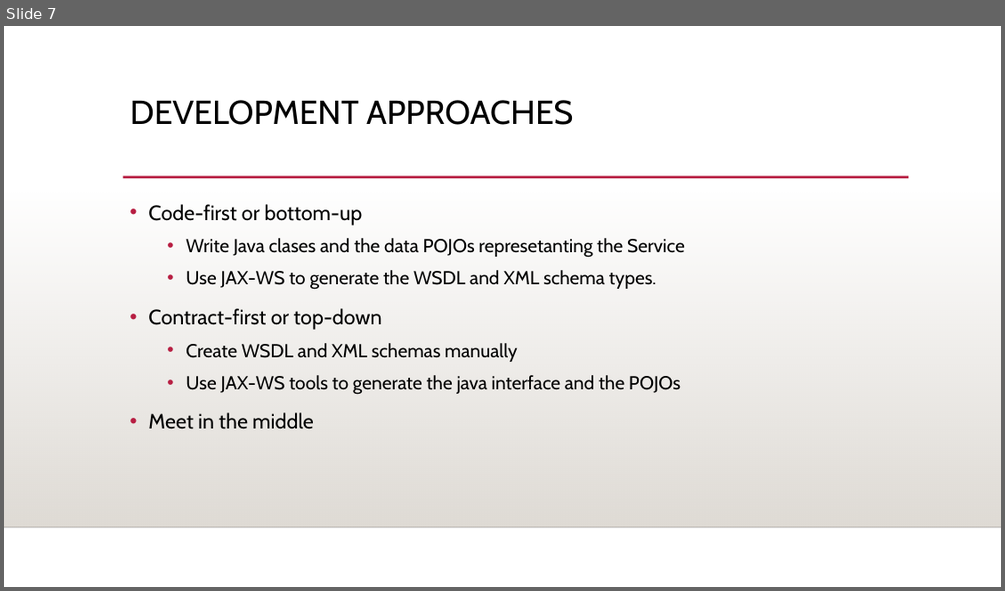
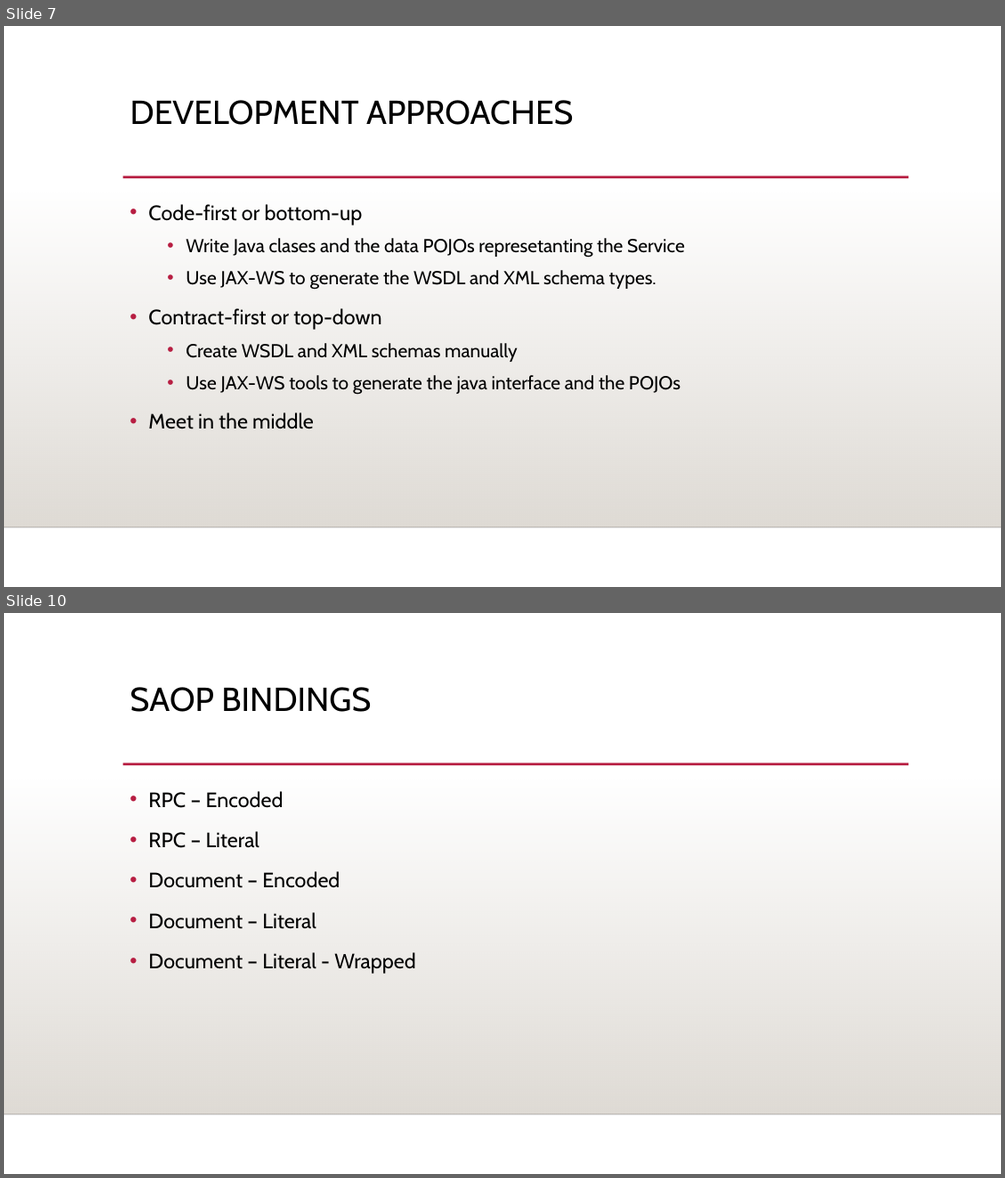
Before and after one commit to oscarhdezs/EGEL, a slide deck: JAva Web Services.ppt. Shown one above the other, each under a label of ours: slide 7 before the commit, slides 7 and 10 after it; the slides between them are not shown. The pictures are 1005x591 and 1005x1178 pixels, drawn with LibreOffice and Linux fonts; fonts in the diff are those of the drawing; background and template pictures are left out. Boxes give left, top, right and bottom in pixels: in the first picture for what was removed or moved away, otherwise in the second. Text is boxed around its words. In the diff, an @@ line names an element or a change of style, - is before the commit and + after.

```diff
--- a/JAva Web Services.ppt
+++ b/JAva Web Services.ppt
@@ slide 10 added at bbox=[4, 613, 1001, 1174], background picture (left out); not listed: 3 template elements that a slide beside it also shows @@
@@ title added at bbox=[130, 687, 371, 712], 32 pt, text #000000 @@
+SAOP BINDINGS
@@ text added at bbox=[148, 791, 415, 973], 20 pt, text #000000 @@
+• RPC – Encoded
+• RPC – Literal
+• Document – Encoded
+• Document – Literal
+• Document – Literal - Wrapped
```
Also in this commit, not shown: 4 other slides added.
